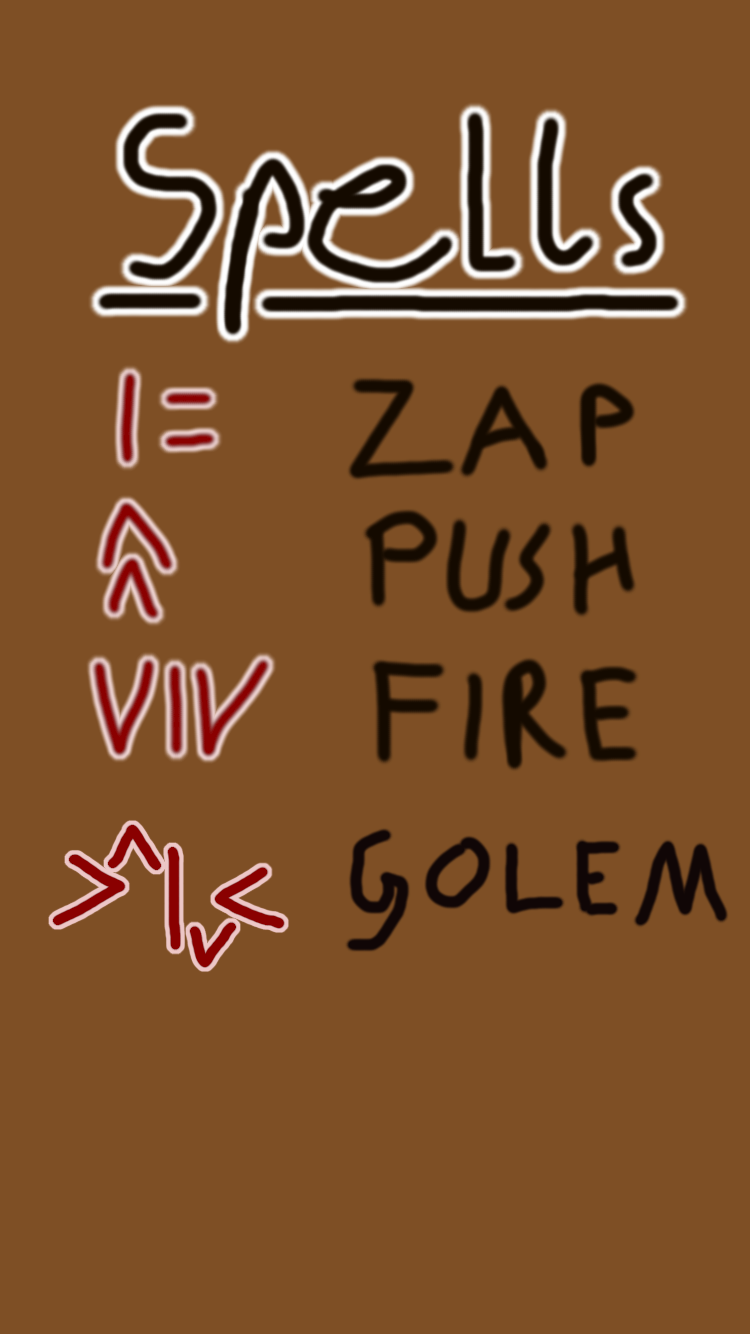
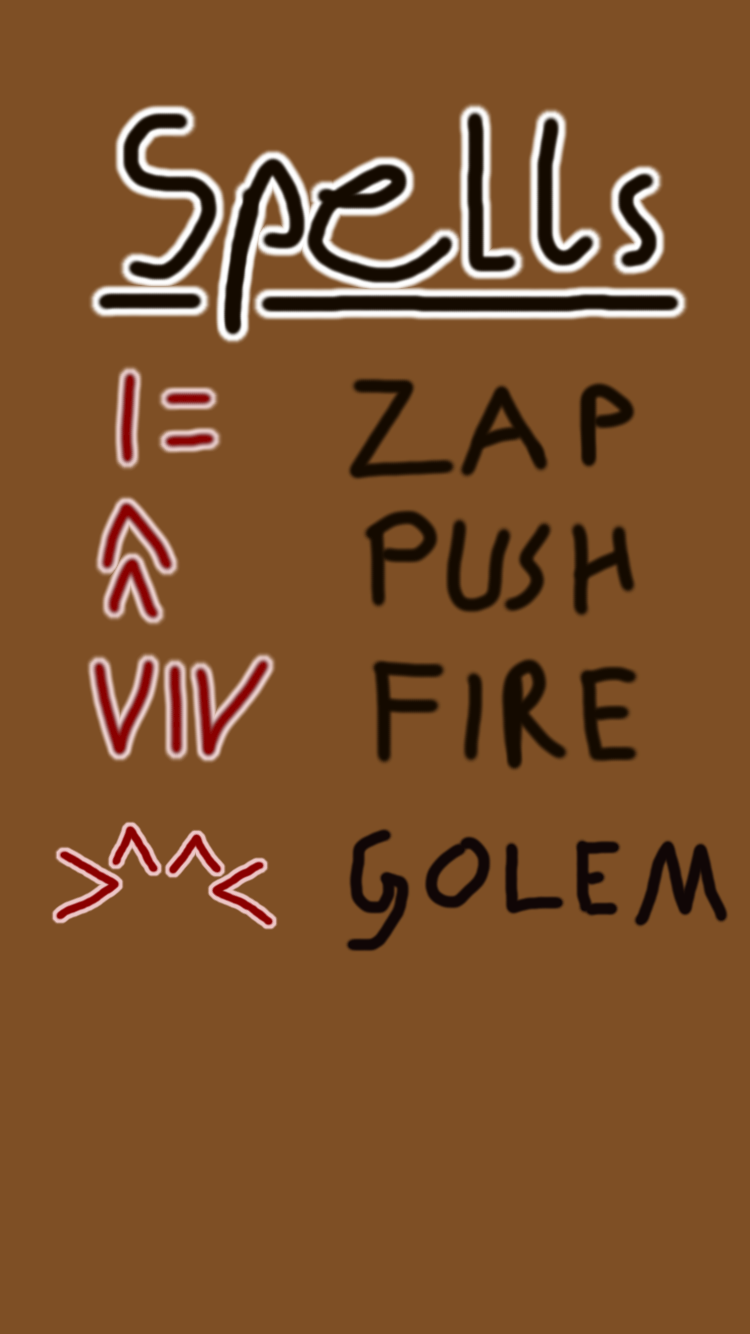
Layer changes from the first w=750, h=1334 image to the second:
added layer "Layer #3" above "Layer #6" over left=55, top=824, right=274, bottom=927
added layer "Layer #6" above "Layer #5" over left=51, top=820, right=278, bottom=931
hid "Layer #5" over left=48, top=820, right=289, bottom=972
